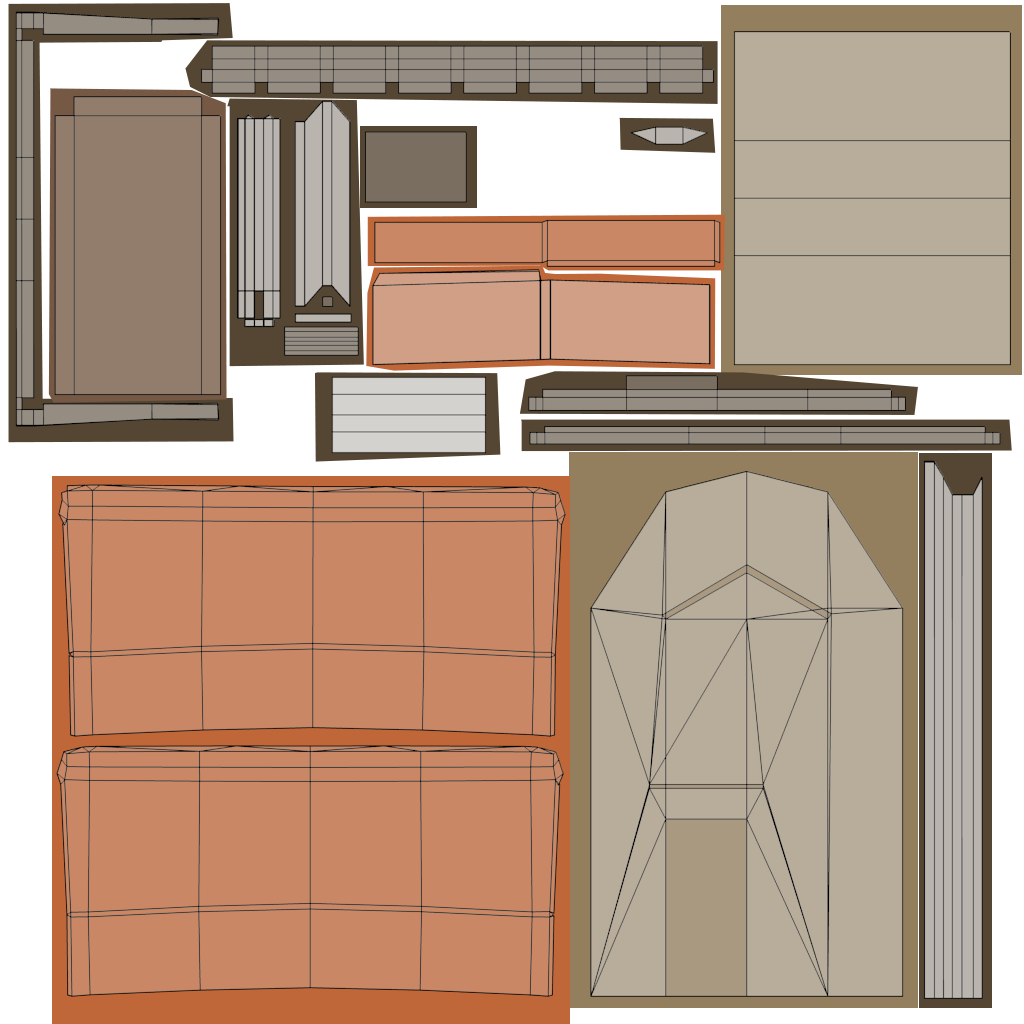
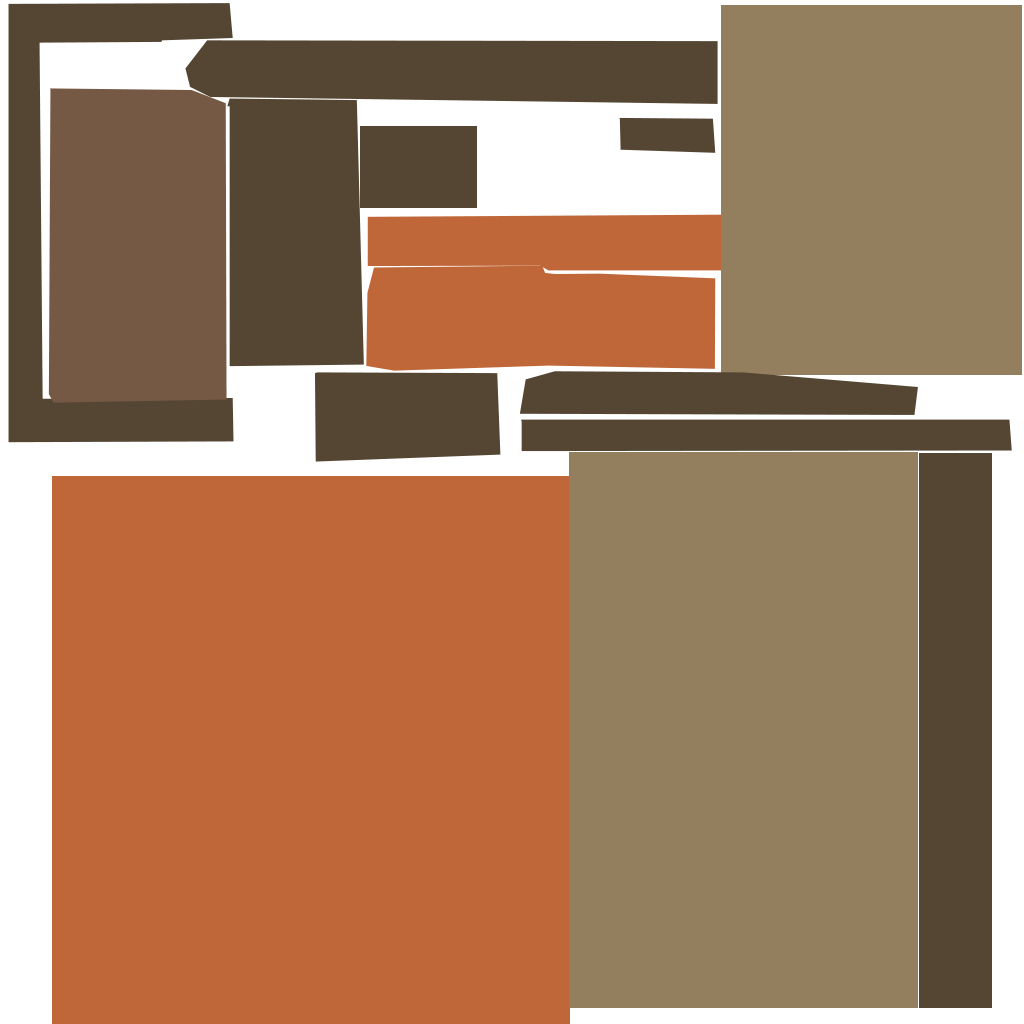
Before/after of a 1024 x 1024 layered artwork. What changed in the layer stack:
renamed "Слой 0" to "uvs", hid it over <box>15,11,1011,999</box>
added group "details" with 11 layers above "roof_1" over <box>15,11,1011,1008</box>
moved "Слой 14" into group "details" over <box>365,131,467,203</box>
moved "Слой 13" into group "details" over <box>54,87,227,403</box>
moved "Слой 12" into group "details" over <box>15,11,716,443</box>
moved "Слой 11" into group "details" over <box>236,100,359,356</box>
moved "Слой 10" into group "details" over <box>331,376,487,454</box>
moved "Слой 9" into group "details" over <box>185,45,714,104</box>
moved "Слой 8" into group "details" over <box>528,375,906,412</box>
moved "Слой 7" into group "details" over <box>529,426,1001,445</box>
moved "Слой 6" into group "details" over <box>923,460,983,999</box>
moved "Слой 2" into group "details" over <box>569,470,904,1008</box>
moved "Слой 1" into group "details" over <box>721,31,1011,366</box>
renamed "Слой 5" to "roof_1", painted on it over <box>52,214,726,1008</box>
removed layer "Слой 4" over <box>372,265,716,366</box>
removed layer "Слой 3" over <box>56,476,570,1008</box>
